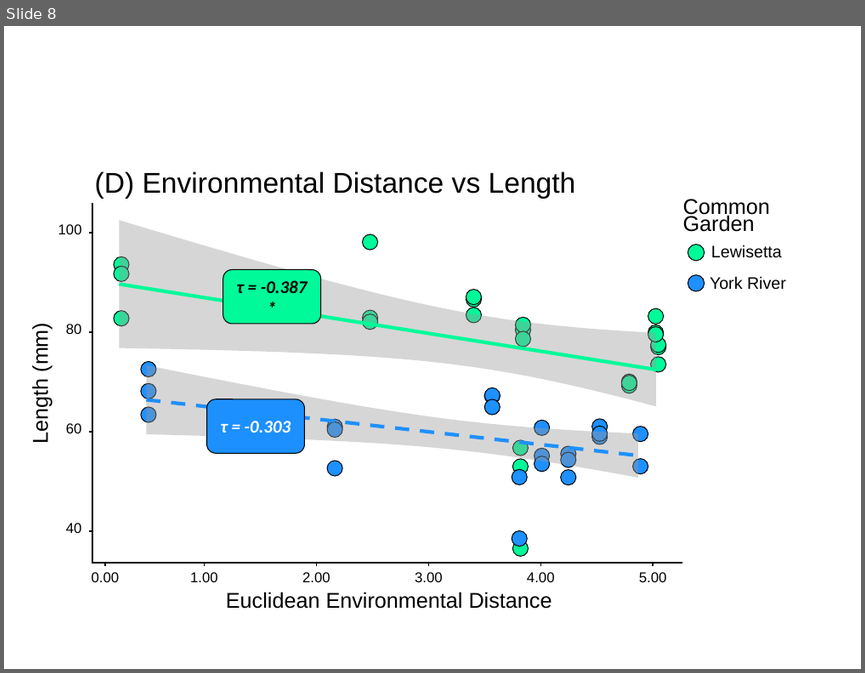
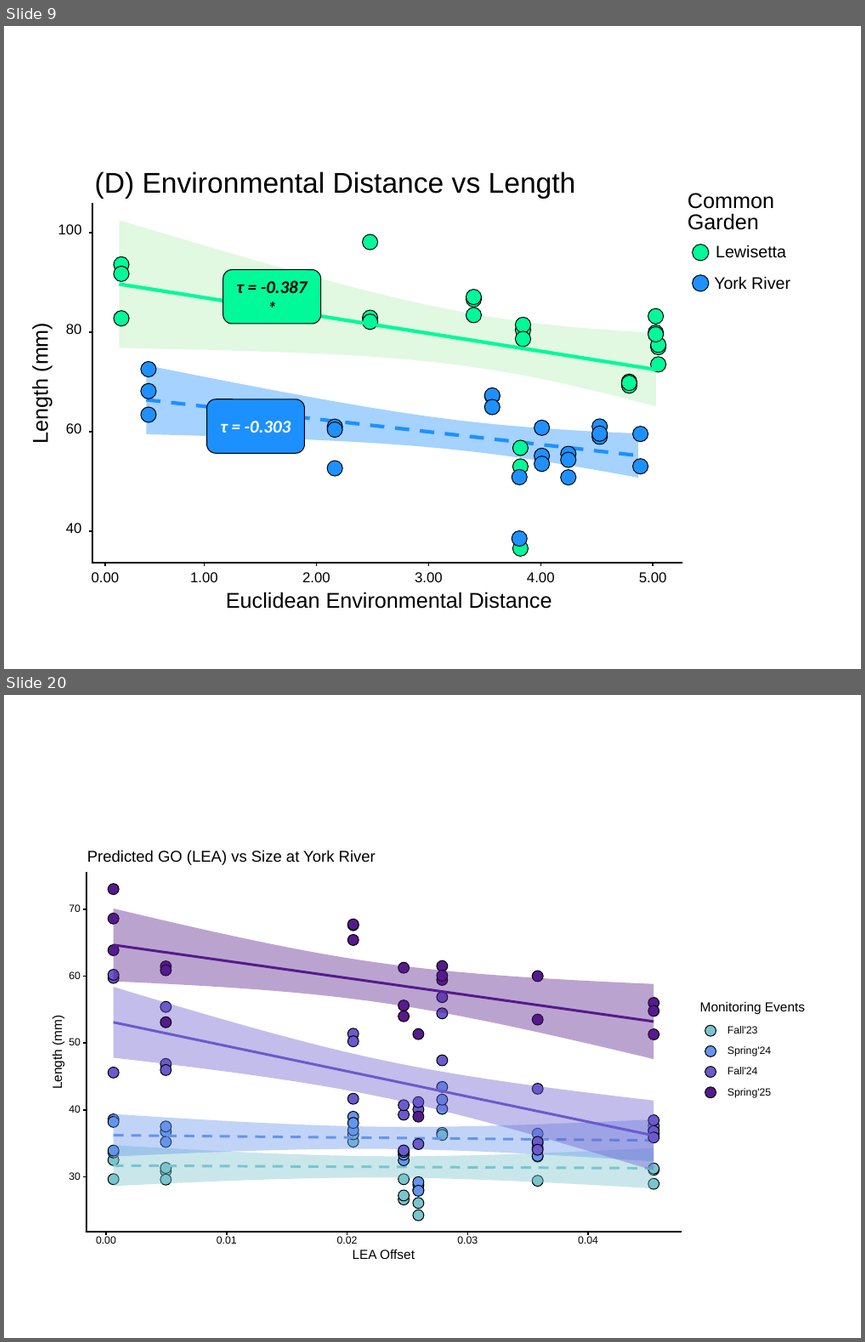
Before and after one commit to ModelValidationProgram/MVP_oyster_GO, a slide deck: results/figures/GO_compare_edited.pptx. Shown one above the other, each under a label of ours: slide 8 before the commit, slides 9 and 20 after it; the slides between them are not shown. The pictures are 865x673 and 865x1342 pixels, drawn with LibreOffice and Linux fonts; fonts in the diff are those of the drawing. Boxes give left, top, right and bottom in pixels: in the first picture for what was removed or moved away, otherwise in the second. Text is boxed around its words. In the diff, an @@ line names an element or a change of style, - is before the commit and + after.

```diff
--- a/results/figures/GO_compare_edited.pptx
+++ b/results/figures/GO_compare_edited.pptx
@@ slide 20 added at (4,695,861,1338), background #FFFFFF @@
@@ group added at (46,845,818,1269): 96 ellipses, 20 freeform shapes, 18 texts, 7 rectangles @@
+30
+40
+50
+60
+70
+0.00
+0.01
+0.02
+0.03
+0.04
+LEA Offset
+Length (mm)
+Monitoring Events
+Fall'23
+Spring'24
+Fall'24
+Spring'25
+Predicted GO (LEA) vs Size at York River
@@ what was slide 8 is now slide 9 @@
@@ slide 9 changed as well @@
@@ text "Common": place and size @@
-text "Common" at (683,199,770,232)
+text "Common" at (687,193,774,230)
@@ text "Common" at (687,193,774,230): line spacing 14pt to 17.6pt @@
@@ freeform shape at (119,220,656,406): fill #999999 at 40% opacity to #B4EEB4 at 40% opacity @@
@@ rectangle removed at (681,237,712,267) @@
@@ 2 texts, 2 ellipses, 1 rectangle: place and size @@
-2 texts, 2 ellipses, 1 rectangle at (681,244,786,299)
+2 texts, 2 ellipses, 1 rectangle at (685,244,790,299)
@@ freeform shape at (146,365,638,477): fill #999999 at 40% opacity to #1E90FF at 40% opacity @@
```
Also in this commit, not shown: 7 other slides changed, 17 other slides added.
